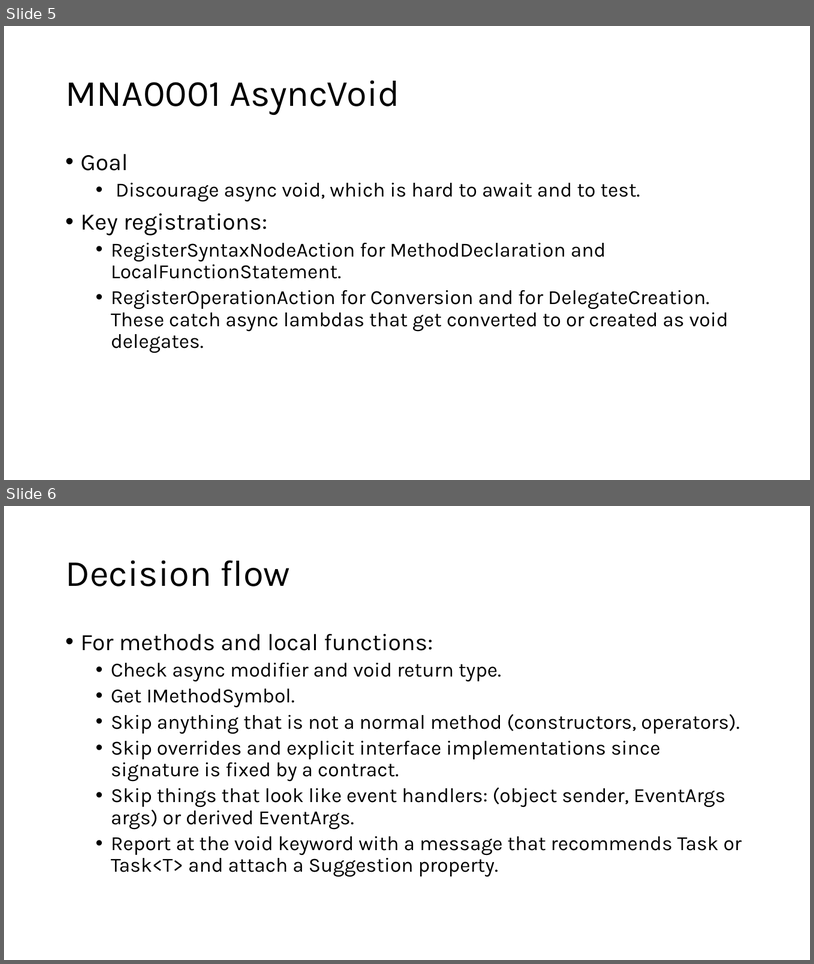
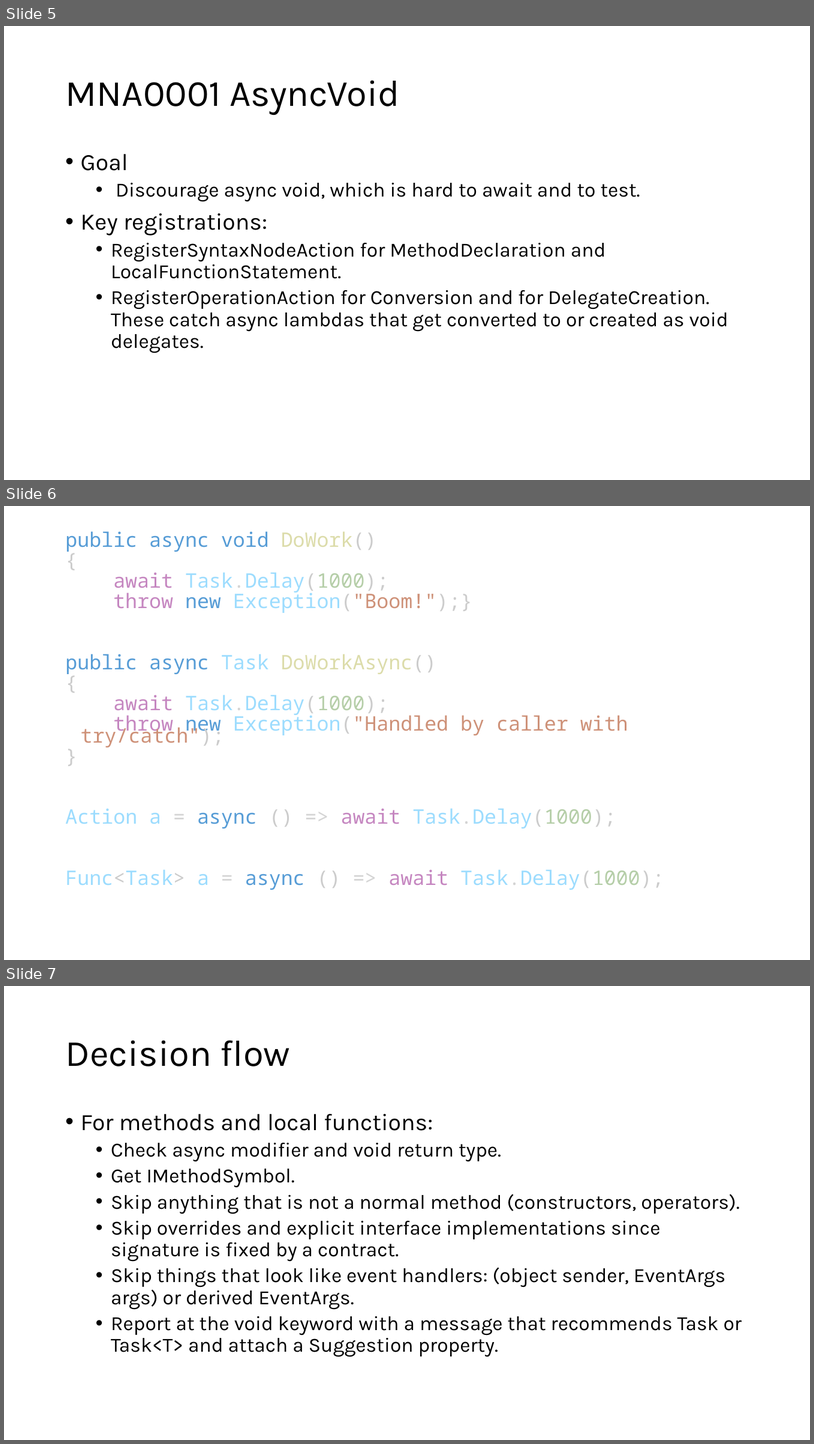
Before and after one commit to Me8mer/MiniAnalyzers, a slide deck: Docs/MiniAnalyzersPresentation.pptx. Shown one above the other, each under a label of ours: slides 5 and 6 before the commit, slides 5, 6 and 7 after it. The pictures are 814x964 and 814x1444 pixels, drawn with LibreOffice and Linux fonts; fonts in the diff are those of the drawing. Boxes give left, top, right and bottom in pixels: in the first picture for what was removed or moved away, otherwise in the second. Text is boxed around its words. In the diff, an @@ line names an element or a change of style, - is before the commit and + after.

```diff
--- a/Docs/MiniAnalyzersPresentation.pptx
+++ b/Docs/MiniAnalyzersPresentation.pptx
@@ slide 6 added at (4,506,810,960), background #FFFFFF @@
@@ text added at (65,531,664,889), 23.8 pt, text #9CDCFE @@
+public async void DoWork()
+{
+await Task.Delay(1000);
+throw new Exception("Boom!");}
+public async Task DoWorkAsync()
+{
+await Task.Delay(1000);
+throw new Exception("Handled by caller with try/catch");
+}
+Action a = async () => await Task.Delay(1000);
+Func<Task> a = async () => await Task.Delay(1000);
@@ what was slide 6 is now slide 7 @@
```
Also in this commit, not shown: 4 slides changed, 9 other slides added, 5 slides removed, 3 other files.
